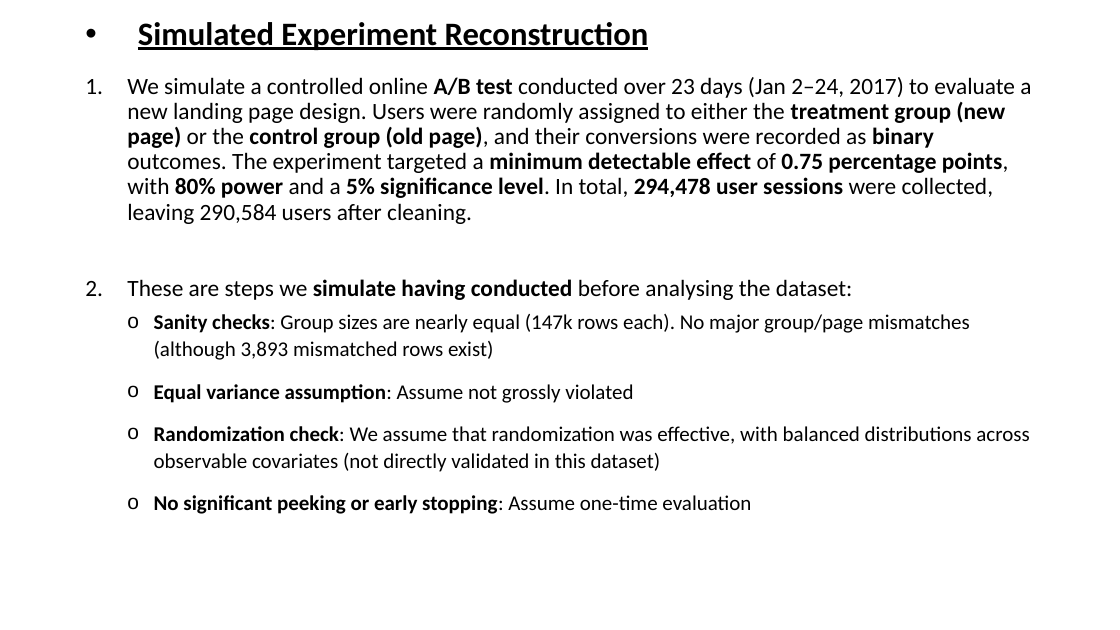
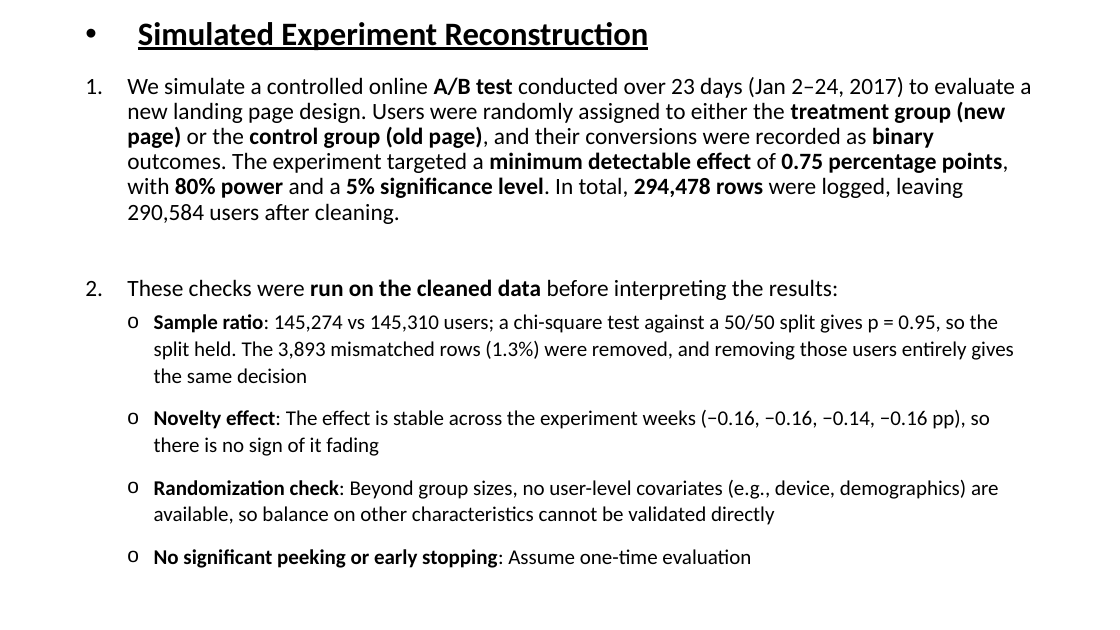
Before and after one commit to BillyGeros94/ab-testing-analysis, a slide deck: slide 3 of presentation/AB Test Presentation.pptx. Drawn at 1120x630 pixels with LibreOffice and Linux fonts; fonts in the diff are those of the drawing. Boxes give left, top, right and bottom in pixels: in the first picture for what was removed or moved away, otherwise in the second. Text is boxed around its words. In the diff, an @@ line names an element or a change of style, - is before the commit and + after.

```diff
--- a/presentation/AB Test Presentation.pptx
+++ b/presentation/AB Test Presentation.pptx
@@ text at <box>127,77,1031,525</box>: text changed @@
-1. We simulate a controlled online A/B test conducted over 23 days (Jan 2–24, 2017) to evaluate a new landing page design. Users were randomly assigned to either the treatment group (new page) or the control group (old page), and their conversions were recorded as binary outcomes. The experiment targeted a minimum detectable effect of 0.75 percentage points, with 80% power and a 5% significance level. In total, 294,478 user sessions were collected, leaving 290,584 users after cleaning.
-2. These are steps we simulate having conducted before analysing the dataset:
-  o Sanity checks: Group sizes are nearly equal (147k rows each). No major group/page mismatches (although 3,893 mismatched rows exist)
-  o Equal variance assumption: Assume not grossly violated
-  o Randomization check: We assume that randomization was effective, with balanced distributions across observable covariates (not directly validated in this dataset)
+1. We simulate a controlled online A/B test conducted over 23 days (Jan 2–24, 2017) to evaluate a new landing page design. Users were randomly assigned to either the treatment group (new page) or the control group (old page), and their conversions were recorded as binary outcomes. The experiment targeted a minimum detectable effect of 0.75 percentage points, with 80% power and a 5% significance level. In total, 294,478 rows were logged, leaving 290,584 users after cleaning.
+2. These checks were run on the cleaned data before interpreting the results:
+  o Sample ratio: 145,274 vs 145,310 users; a chi-square test against a 50/50 split gives p = 0.95, so the split held. The 3,893 mismatched rows (1.3%) were removed, and removing those users entirely gives the same decision
+  o Novelty effect: The effect is stable across the experiment weeks (−0.16, −0.16, −0.14, −0.16 pp), so there is no sign of it fading
+  o Randomization check: Beyond group sizes, no user-level covariates (e.g., device, demographics) are available, so balance on other characteristics cannot be validated directly
```
Also in this commit, not shown: 5 other slides changed, 13 other files.
